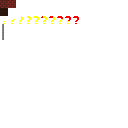
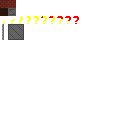
Layer changes from the first (128, 128) image to the second:
added layer "Hourglass Floor" in group "Floors" over [8, 8, 16, 16]
painted on "Elevator Door" over [2, 24, 4, 40]
added layer "Elevator Floor" in group "Elevator" over [8, 24, 24, 40]
